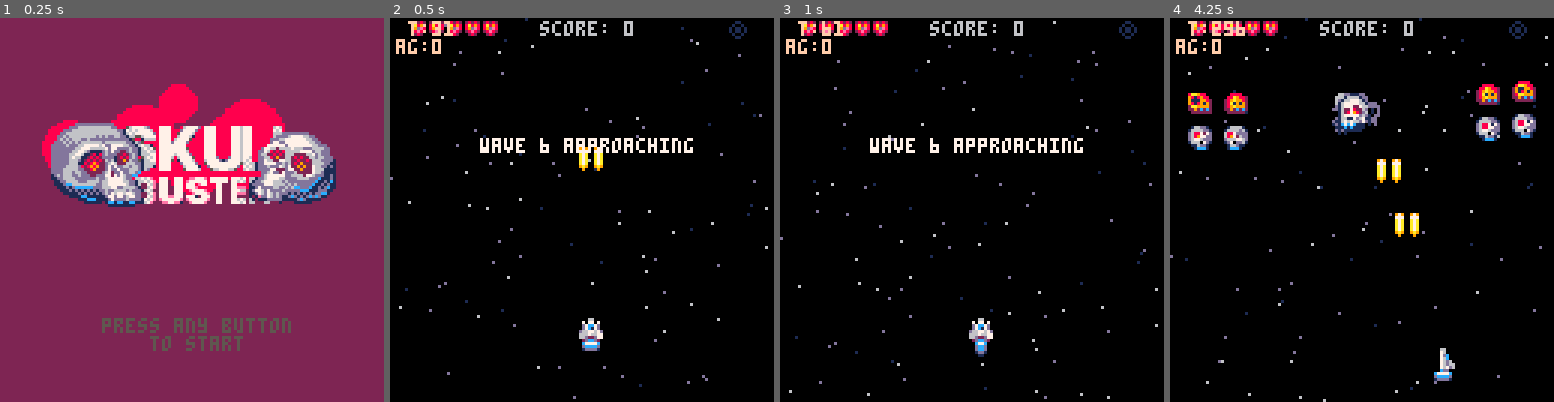
Above: before the commit, frames 1-4 (left to right).
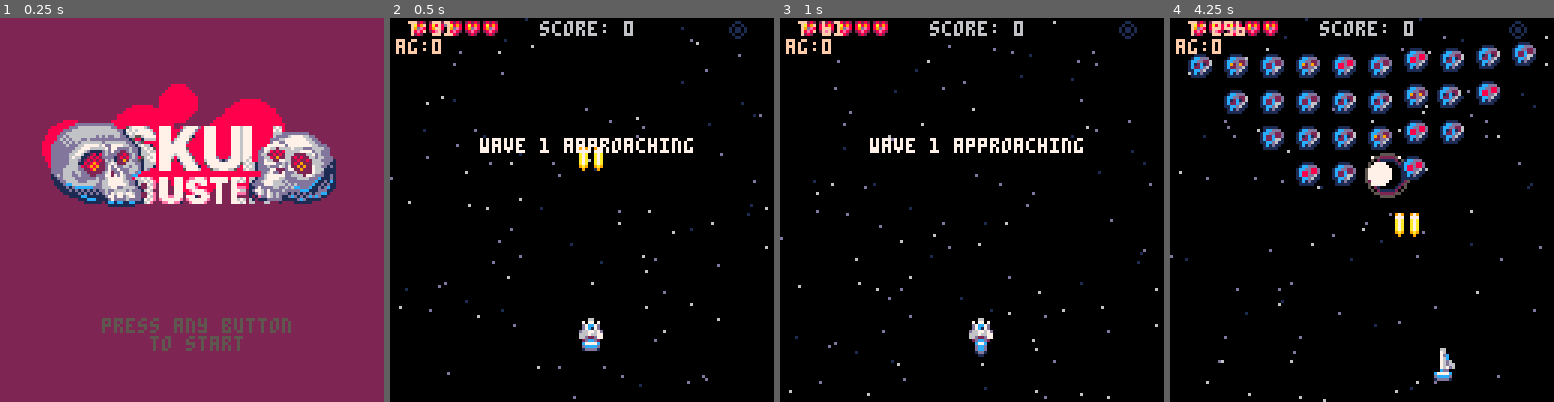
Above: after the commit, the same moments.

Repository: jimmac/pico-shed
Game: PICO-8 cartridge skulls.p8
Two runs of this game, one before a commit and one after it. Both use one fixed random seed, a clock stepped at 60 frames per second and the inputs below.
Inputs:
- Up to frame 1 (0.25 s): no input
- Up to frame 2 (0.5 s): tap X (X key) at 0.33 s
- Up to frame 3 (1 s): tap O (Z key) at 0.7 s
- Up to frame 4 (4.25 s): tap X (X key) at 1.07, 1.85, 2.97, 4.08 s; hold Right 1.6-2.1 s; tap O (Z key) every 0.4 s from 1.7 to 4.1 s; hold Up 2.15-2.42 s; hold Right 2.47-3.03 s; hold Left 3.08-3.58 s; hold Down 3.63-3.97 s; hold Right from 4.02 s (still down)

Frame 1 is identical in both runs. In frame 2, less than 0.1% of the frame differs, in the area x 39-42%, y 31-35%; in frame 3, less than 0.1%; in frame 4, 12%, in the area x 4-96%, y 6-47%.

Commit message:
dead en stats on the win screen

Diff:
--- a/skulls.p8
+++ b/skulls.p8
@@ -7,7 +7,7 @@
 -- todo
 
 -- polish
-	-- end stats -- ens killed icons
+	-- end stats
 	             -- time
 	             -- shots fired
 	             -- lives lost
@@ -72,10 +72,10 @@
 	shaket=0
 	shakex=0
 	explt=0
-	mode="wavetext"
+	--mode="wavetext"
 	flash=0
 	firet=0
-	wave=5
+	wave=0
 	lastwave=7
 	nextwave()
 	wavet=160
@@ -101,7 +101,7 @@
 
 	en={} --enemies
 	deaden={} --dead enemies score
-	for i=1,7 do
+	for i=1,6 do
 		deaden[i]=0
 	end
 	attackfreq=120
@@ -433,6 +433,20 @@
 		local mapseg=mapsegs[i]
 		local segx=mapscroll-(i-1)*256
 		map(mapseg.tx,mapseg.ty,0,segx,16,32)
+	end
+end
+
+function draw_deadens()
+	ensprs={16,20,32,36,48,26}
+	for i=1,#deaden do
+		if i==6 then
+		 --miniboss
+			--spr(ensprs[i],54,70,2,2)
+			--print(deaden[i].."x",71,76)
+		else
+			spr(ensprs[i],(i-1)*20+16,90)
+			print(deaden[i].."x",i*20+6,91)
+		end
 	end
 end
 -->8
@@ -886,17 +900,17 @@
 function draw_youwin()
 	camera(0,0) --might be offset
  draw_bgpattern()
- spr(76,48,18,4,4)
-	print("\14 player wins!",31,60+sin(t/90)*2,13)
-	print("\14 player wins!",31,55+sin(t/100)*4,7)
+ spr(76,48,16,4,4)
+	print("\14 player wins!",31,58+sin(t/90)*2,13)
+	print("\14 player wins!",31,47+sin(t/100)*4,7)
 	stringscore=0
 	if score>0 then
 		stringscore=score.."00"
 	end
-	print("final score: "..stringscore,34,74,7)
-	print("record score: "..topscore.."00",30,80,6)
-
-	print("press 🅾️", 48,100,blink())
+	print("final score: "..stringscore,34,66,7)
+	print("record score: "..topscore.."00",30,72,6)
+	draw_deadens()
+	print("press 🅾️", 48,110,blink())
 end
 
 
@@ -924,9 +938,6 @@
 	  if score>topscore then
 	  	topscore=score
 	  	dset(0,topscore)
-	  end
-	  for i=1,#deaden do
-	  	printh(i..": "..deaden[i])
 	  end
 		 mode="youwin"
 		 lockout=t+60
@@ -1139,7 +1150,6 @@
   myen.phbegin=t
   myen.ghost=true
   ebl={}
-  deaden[7]=1
   sfx(51)
   return
  end
